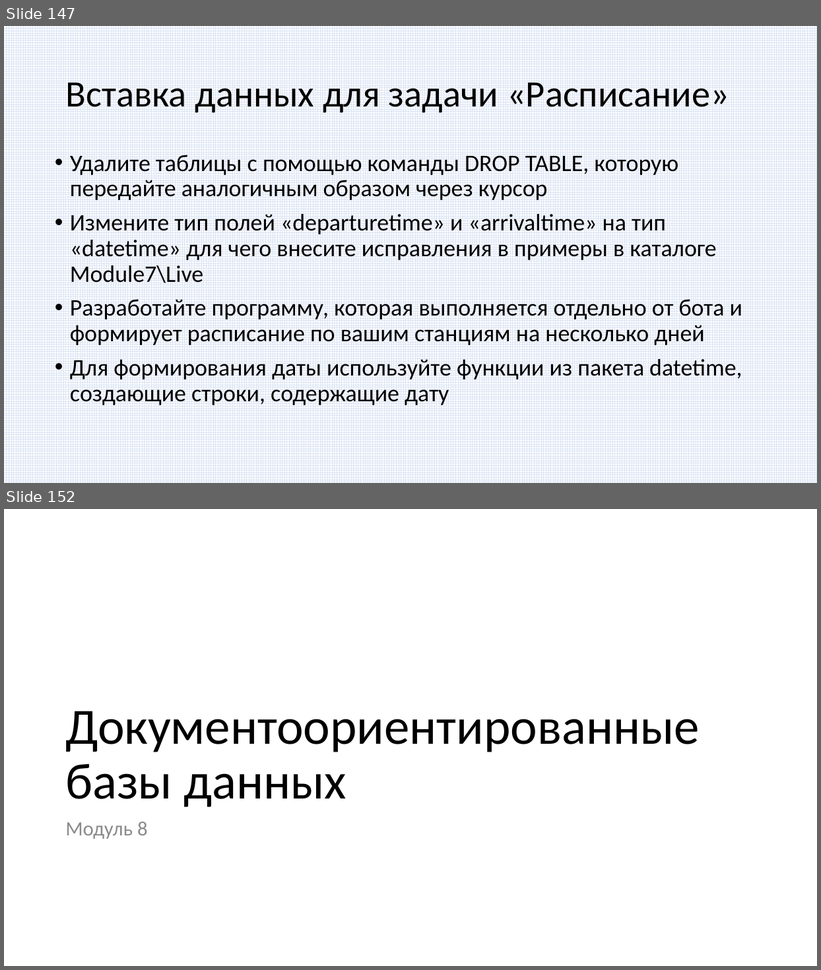
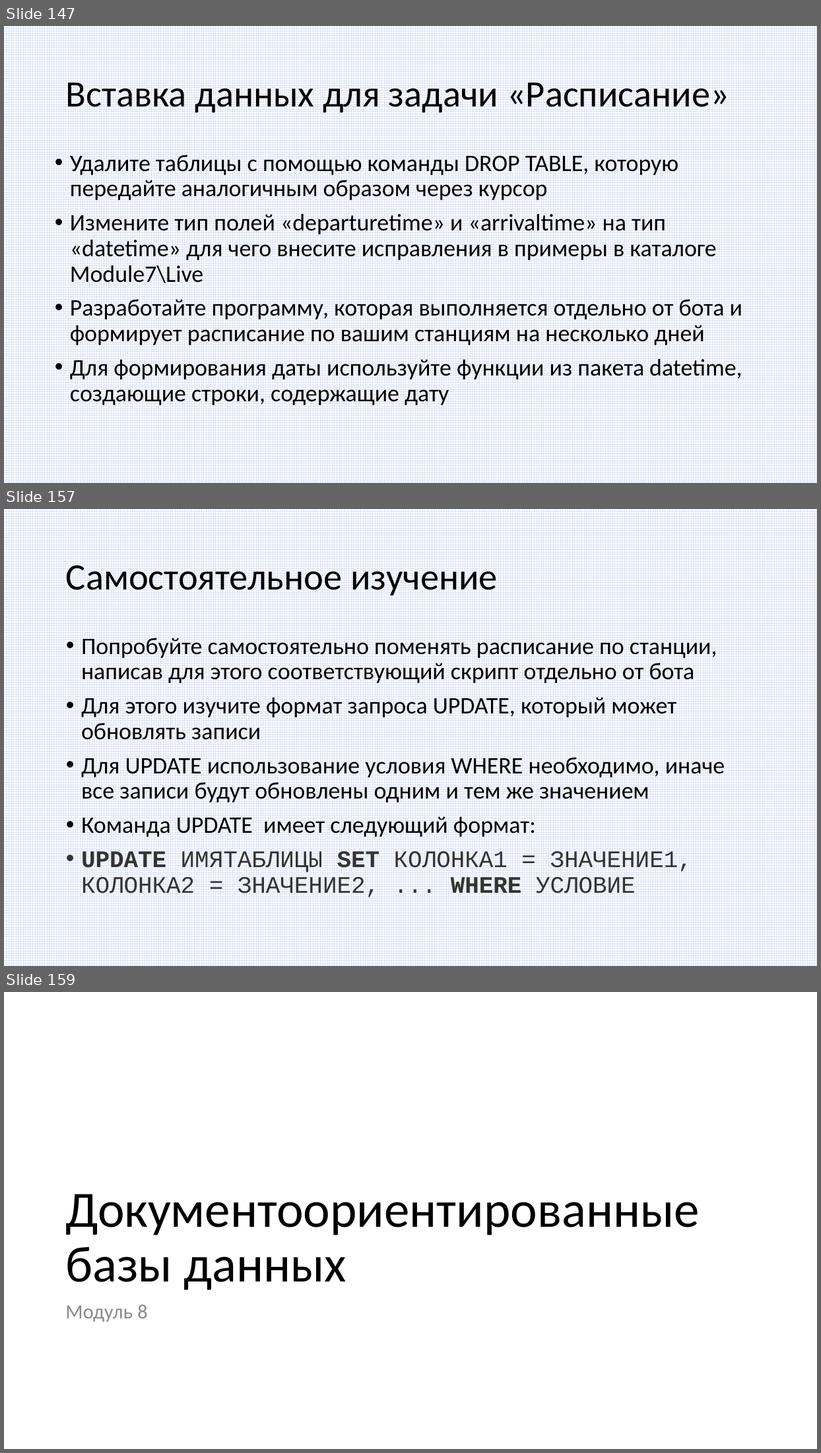
Before and after one commit to paveltsytovich/telegram-course, a slide deck: Presentation/Разработка ботов для телеграмм на Python.pptx. Shown one above the other, each under a label of ours: slides 147 and 152 before the commit, slides 147, 157 and 159 after it; the slides between them are not shown. The pictures are 821x970 and 821x1453 pixels, drawn with LibreOffice and Linux fonts; fonts in the diff are those of the drawing. Boxes give left, top, right and bottom in pixels: in the first picture for what was removed or moved away, otherwise in the second. Text is boxed around its words. In the diff, an @@ line names an element or a change of style, - is before the commit and + after.

```diff
--- a/Presentation/Разработка ботов для телеграмм на Python.pptx
+++ b/Presentation/Разработка ботов для телеграмм на Python.pptx
@@ slide 157 added at (4,509,817,966), background #FFFFFF; not listed: 1 template element that a slide beside it also shows @@
@@ title added at (66,565,498,595), 44 pt, text #000000 @@
+Самостоятельное изучение
@@ text added at (81,638,725,898), 28 pt, text #000000 @@
+• Попробуйте самостоятельно поменять расписание по станции, написав для этого соответствующий скрипт отдельно от бота
+• Для этого изучите формат запроса UPDATE, который может обновлять записи
+• Для UPDATE использование условия WHERE необходимо, иначе все записи будут обновлены одним и тем же значением
+• Команда UPDATE имеет следующий формат:
+• UPDATE ИМЯТАБЛИЦЫ SET КОЛОНКА1 = ЗНАЧЕНИЕ1, КОЛОНКА2 = ЗНАЧЕНИЕ2, ... WHERE УСЛОВИЕ
@@ what was slide 152 is now slide 159 @@
```
Also in this commit, not shown: 4 slides changed, 6 other slides added.
